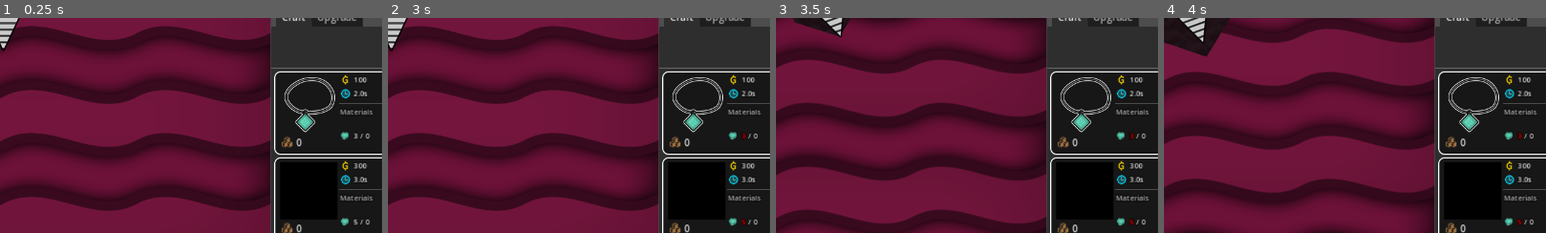
Above: before the commit, frames 1-4 (left to right).
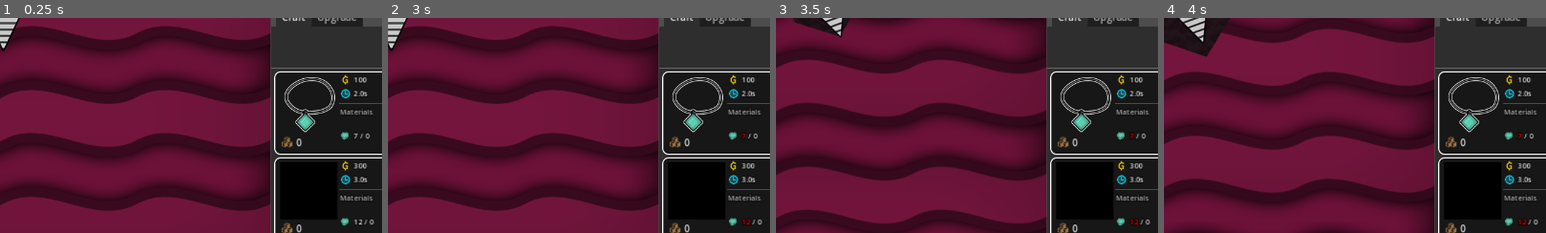
Above: after the commit, the same moments.

Repository: aNotSoCleverName/mechanicore
Game: Godot game, scene res://Main.tscn
Same seed, same stepped clock (60 frames per second), same inputs: the game is played once before the commit and once after it.
Inputs:
- Up to frame 1 (0.25 s): no input
- Up to frame 2 (3 s): click "Continue" at 0.5 s; click "Continue" at 1.25 s; click "Decline" at 2 s; tap Enter (ui_accept) at 2.75 s; hold Right (ui_right) from 2.78 s (still down); tap R at 2.85 s
- Up to frame 3 (3.5 s): keep holding Right (ui_right); tap Enter (ui_accept) at 3.02 s
- Up to frame 4 (4 s): release Right (ui_right) at 3.53 s; hold Down (ui_down) from 3.53 s (still down); tap R at 3.6 s; tap Enter (ui_accept) at 3.77 s
The pictures show only the part of the screen within x 34-84%, y 38-88%; the shares and areas given below are measured in that part.

The runs differ from the first frame. In frame 1, 0.1% of the frame differs, in the area x 92-98%, y 53-97%; in frame 2, 0.1%; in frame 3, 0.1%; in frame 4, 0.1%.

Commit message:
Changed item material requirement

Diff:
--- a/Base/Menu/Craft/Craft Item/Resources/Item1.tres
+++ b/Base/Menu/Craft/Craft Item/Resources/Item1.tres
@@ -9,7 +9,7 @@
 price = 100
 timeSec = 2.0
 materials = {
-1: 3,
+1: 7,
 2: 0,
 3: 0
 }
--- a/Base/Menu/Craft/Craft Item/Resources/Item2.tres
+++ b/Base/Menu/Craft/Craft Item/Resources/Item2.tres
@@ -9,7 +9,7 @@
 price = 300
 timeSec = 3.0
 materials = {
-1: 5,
+1: 12,
 2: 0,
 3: 0
 }
--- a/Base/Menu/Craft/Craft Item/Resources/Item3.tres
+++ b/Base/Menu/Craft/Craft Item/Resources/Item3.tres
@@ -10,6 +10,6 @@
 timeSec = 5.0
 materials = {
 1: 0,
-2: 3,
+2: 5,
 3: 0
 }
--- a/Base/Menu/Craft/Craft Item/Resources/Item4.tres
+++ b/Base/Menu/Craft/Craft Item/Resources/Item4.tres
@@ -9,7 +9,7 @@
 price = 1400
 timeSec = 4.0
 materials = {
-1: 5,
-2: 2,
+1: 15,
+2: 3,
 3: 0
 }
--- a/Base/Menu/Craft/Craft Item/Resources/Item5.tres
+++ b/Base/Menu/Craft/Craft Item/Resources/Item5.tres
@@ -9,7 +9,7 @@
 price = 1700
 timeSec = 6.0
 materials = {
-1: 3,
-2: 3,
+1: 20,
+2: 9,
 3: 0
 }
--- a/Base/Menu/Craft/Craft Item/Resources/Item7.tres
+++ b/Base/Menu/Craft/Craft Item/Resources/Item7.tres
@@ -9,7 +9,7 @@
 price = 2700
 timeSec = 7.0
 materials = {
-1: 3,
+1: 25,
 2: 0,
-3: 1
+3: 5
 }
--- a/Base/Menu/Craft/Craft Item/Resources/Item8.tres
+++ b/Base/Menu/Craft/Craft Item/Resources/Item8.tres
@@ -10,6 +10,6 @@
 timeSec = 8.0
 materials = {
 1: 0,
-2: 4,
-3: 2
+2: 15,
+3: 5
 }
--- a/Base/Menu/Craft/Craft Item/Resources/Item9.tres
+++ b/Base/Menu/Craft/Craft Item/Resources/Item9.tres
@@ -9,7 +9,7 @@
 price = 5000
 timeSec = 10.0
 materials = {
-1: 10,
-2: 5,
-3: 3
+1: 15,
+2: 10,
+3: 10
 }
